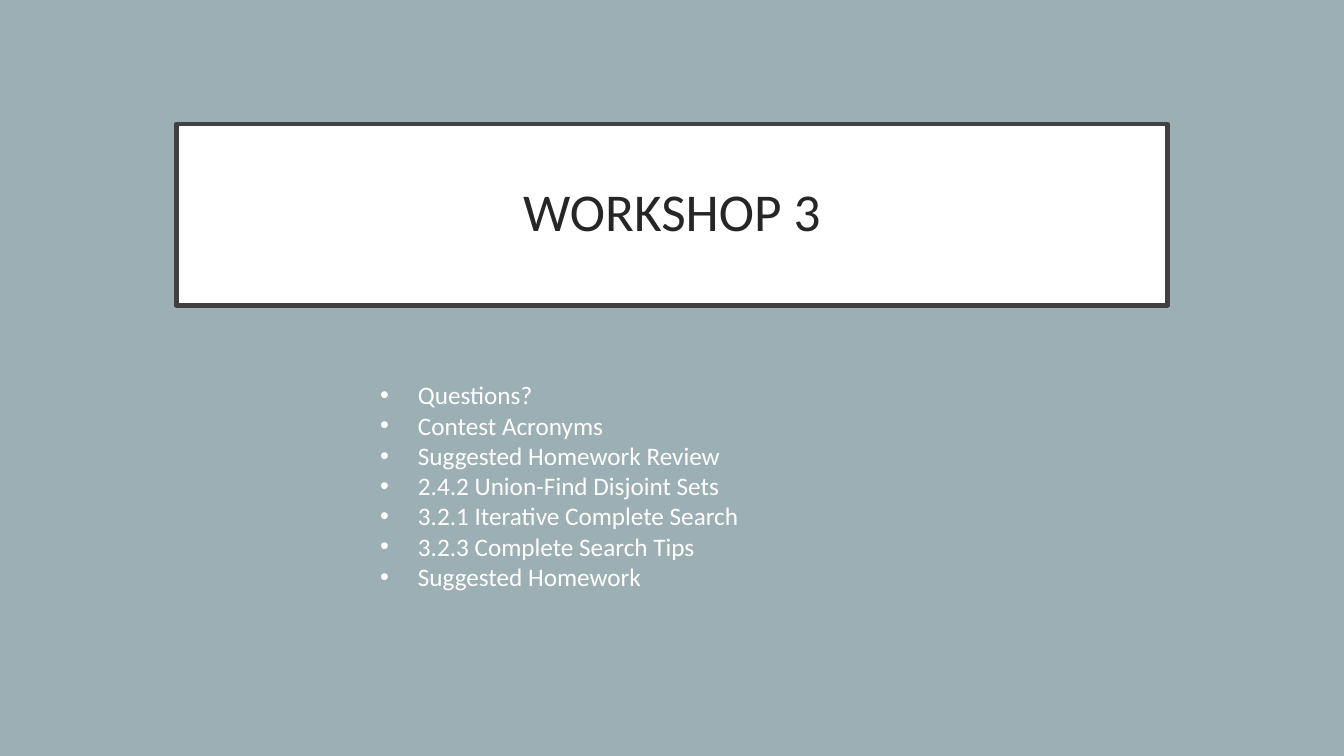
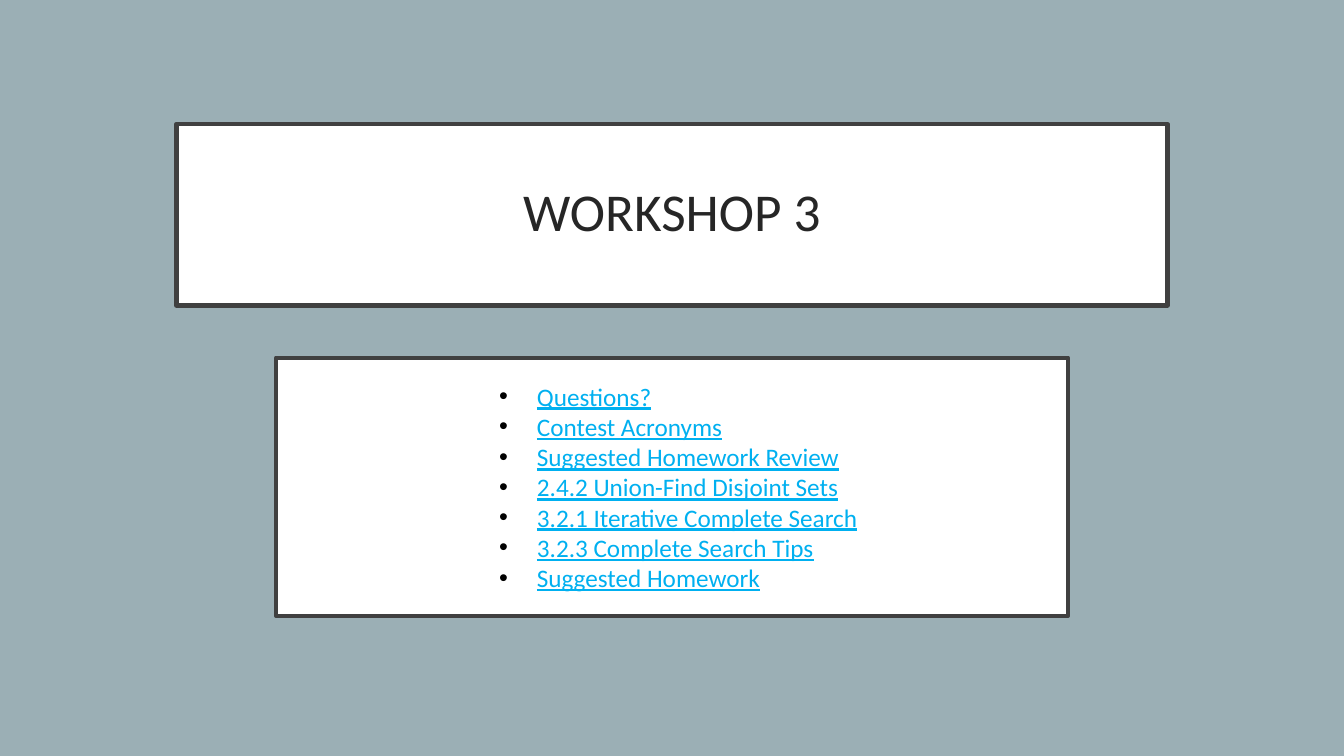
Before and after one commit to ryan-pelchat/competitive-programming-workshop, a slide deck: slide 1 of Week_03/Hour_2_Ryan/Week_03.pptx. Drawn at 1344x756 pixels with LibreOffice and Linux fonts; fonts in the diff are those of the drawing. Boxes give left, top, right and bottom in pixels: in the first picture for what was removed or moved away, otherwise in the second. Text is boxed around its words. In the diff, an @@ line names an element or a change of style, - is before the commit and + after.

```diff
--- a/Week_03/Hour_2_Ryan/Week_03.pptx
+++ b/Week_03/Hour_2_Ryan/Week_03.pptx
@@ rectangle "Questions?": place and size @@
-rectangle "Questions?" at bbox=[418, 387, 738, 590]
+rectangle "Questions?" at bbox=[276, 358, 1069, 616]
@@ rectangle "Questions?" at bbox=[276, 358, 1069, 616]: text colour #FFFFFF to #00B0F0, underline on; bullet colour #FFFFFF to #000000; vertical alignment top to middle; fill none to #FFFFFF; outline none to #404040 3 pt @@
```
